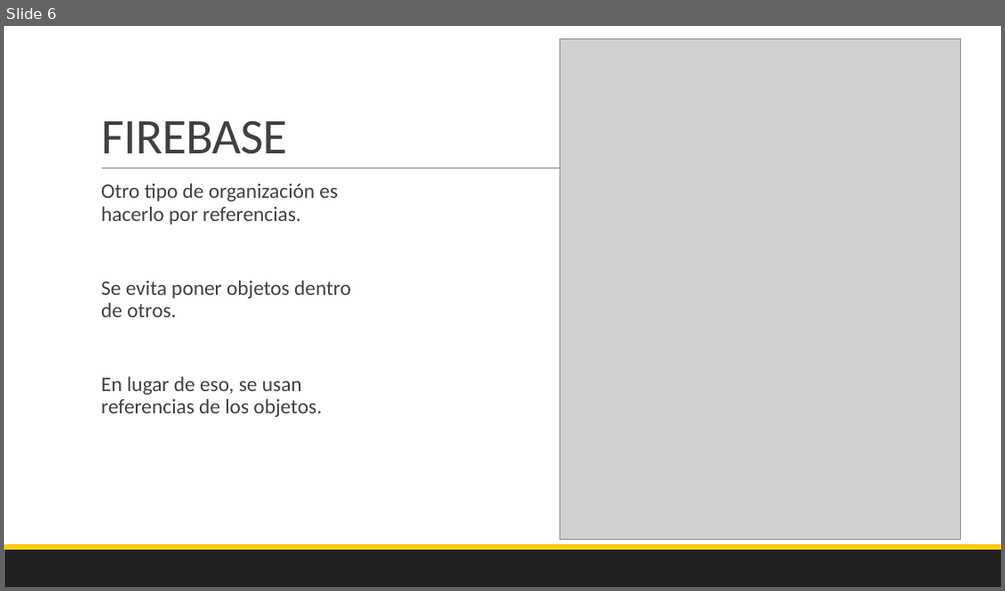
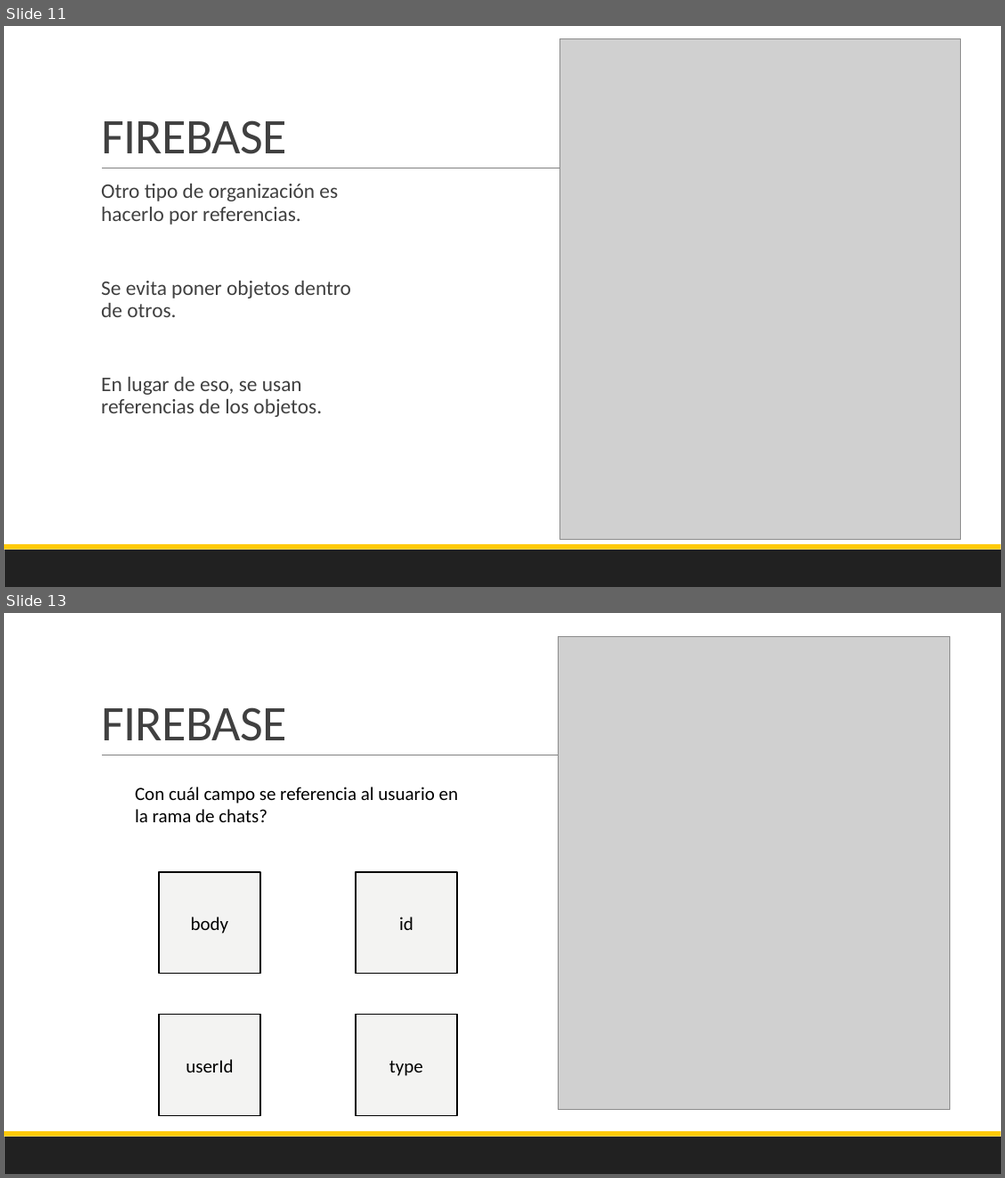
Before and after one commit to Domiciano/EcoApp201, a slide deck: Semana 13/PresentacionMartes.pptx. Shown one above the other, each under a label of ours: slide 6 before the commit, slides 11 and 13 after it; the slides between them are not shown. The pictures are 1005x591 and 1005x1178 pixels, drawn with LibreOffice and Linux fonts; fonts in the diff are those of the drawing; grey boxes stand for pictures; background and template pictures are left out. Boxes give left, top, right and bottom in pixels: in the first picture for what was removed or moved away, otherwise in the second. Text is boxed around its words. In the diff, an @@ line names an element or a change of style, - is before the commit and + after.

```diff
--- a/Semana 13/PresentacionMartes.pptx
+++ b/Semana 13/PresentacionMartes.pptx
@@ slide 13 added at box(4, 613, 1001, 1174), background #FFFFFF; not listed: 3 template elements that a slide beside it also shows @@
@@ picture added at box(558, 637, 950, 1110) @@
@@ title added at box(101, 707, 287, 741), 48 pt, text #404040 @@
+FIREBASE
@@ text added at box(135, 787, 458, 822), 18 pt, text #000000 @@
+Con cuál campo se referencia al usuario en la rama de chats?
@@ rectangle added at box(159, 872, 260, 973), fill #F3F3F2, outline #000000 1.25 pt, 18 pt, text #000000 @@
+body
@@ rectangle added at box(356, 872, 457, 973), fill #F3F3F2, outline #000000 1.25 pt, 18 pt, text #000000 @@
+id
@@ rectangle added at box(159, 1014, 260, 1116), fill #F3F3F2, outline #000000 1.25 pt, 18 pt, text #000000 @@
+userId
@@ rectangle added at box(356, 1014, 457, 1116), fill #F3F3F2, outline #000000 1.25 pt, 18 pt, text #000000 @@
+type
@@ what was slide 6 is now slide 11 @@
```
Also in this commit, not shown: 6 other slides added, 2 other files.
